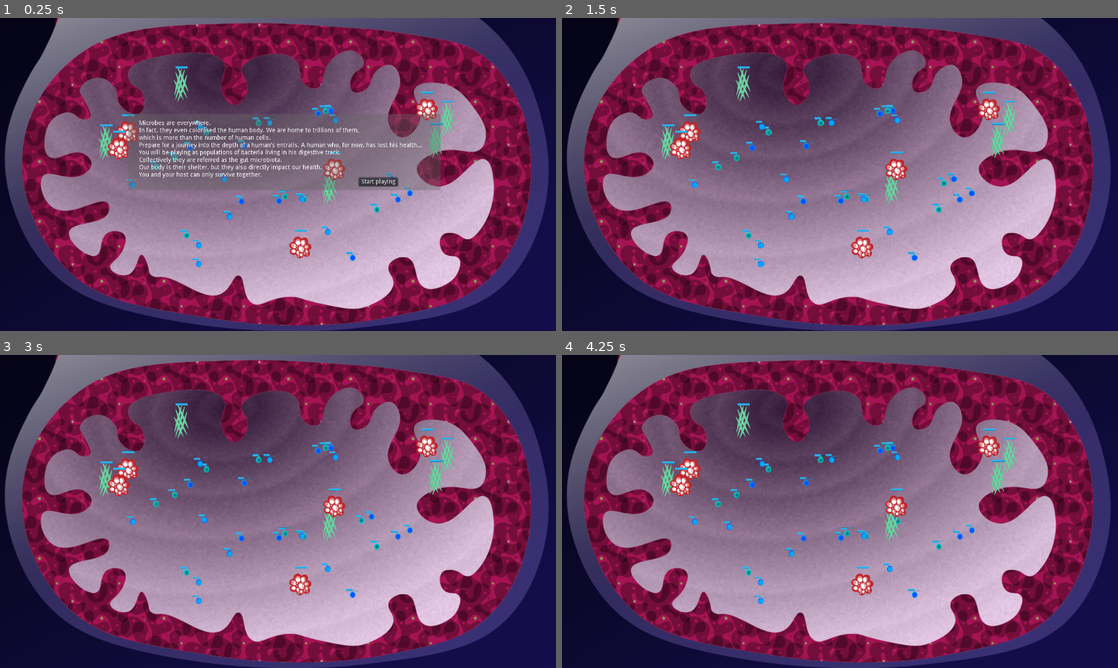
Above: before the commit, frames 1-4 (two rows, left to right).
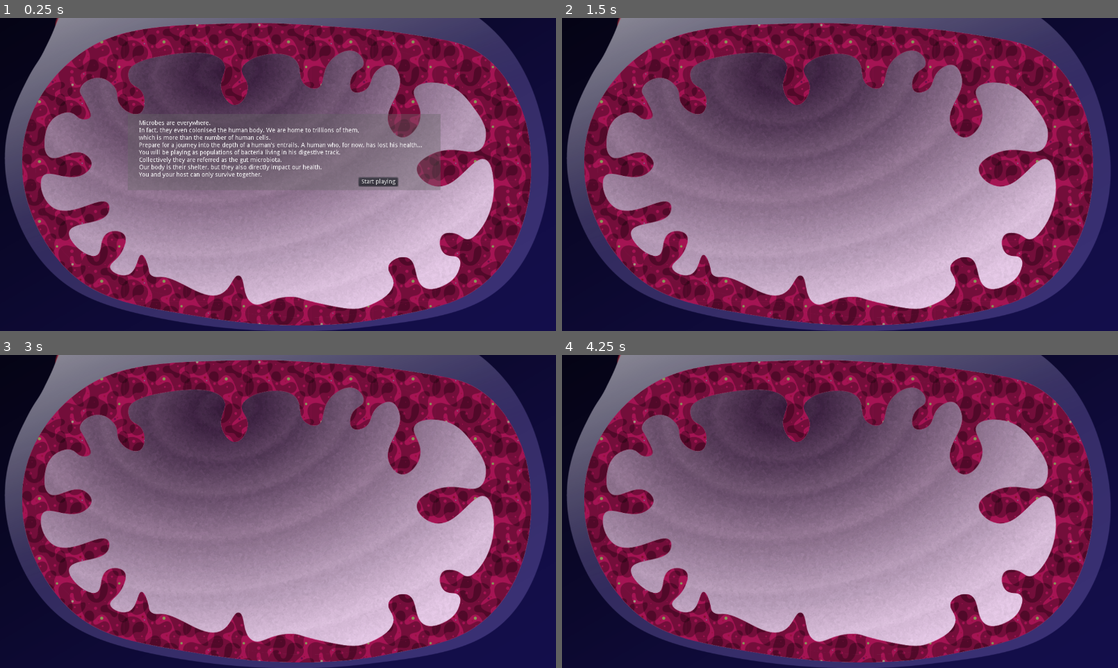
Above: after the commit, the same moments.

Repository: mihaelagrigore/Gutstuck
Game: Godot game, scene res://Sources/Levels/Level_1.tscn
The game is run twice, just before and just after one commit, with the same random seed, the same clock (stepped at 60 frames per second) and the same inputs. The engine's default icon, where the game draws it, is replaced by a stand-in: a white triangle on a blue panel in a dark square.
Inputs (mouse positions are in pixels of both pictures, inside the frame that each line leads up to):
- Up to frame 1 (0.25 s): no input
- Up to frame 2 (1.5 s): click "Start playing" at 0.5 s; click (589, 309) at 1.25 s
- Up to frame 3 (3 s): move the mouse to (400, 495) at 2.02 s; press the mouse at (400, 495) at 2.03 s; move the mouse to (166, 527) at 2.77 s; release the mouse at (166, 527) at 2.78 s; right-click (166, 527) at 2.85 s
- Up to frame 4 (4.25 s): move the mouse to (895, 442) at 3.52 s; press the mouse at (895, 442) at 3.53 s

The runs differ from the first frame. In frame 1, 2.5% of the frame differs, in the area x 17-82%, y 15-80%; in frame 2, 2.6%; in frame 3, 2.6%; in frame 4, 2.6%.
Error after the commit: Parse Error: Parse error: Spaces used before tabs on a line (res://Sources/Bacteria/Manager_Bacteria.gd:66)

Commit message:
Implemented duplication

Diff:
--- a/Gutstuck_Project/Sources/Bacteria/F_Bacteria/F_Bacteria.tscn
+++ b/Gutstuck_Project/Sources/Bacteria/F_Bacteria/F_Bacteria.tscn
@@ -4,7 +4,7 @@
 [ext_resource path="res://Sources/Bacteria/F_Bacteria/F_Bacteria.gd" type="Script" id=2]
 [ext_resource path="res://Assets/Textures/Asset_BacteriaF_AnimationTight.png" type="Texture" id=3]
 
-[node name="F_Bacteria" index="0" instance=ExtResource( 1 )]
+[node name="F_Bacteria" instance=ExtResource( 1 )]
 script = ExtResource( 2 )
 
 [node name="Sprite" parent="." index="0"]
--- a/Gutstuck_Project/Sources/Bacteria/G_Bacteria/G_Bacteria.tscn
+++ b/Gutstuck_Project/Sources/Bacteria/G_Bacteria/G_Bacteria.tscn
@@ -4,7 +4,7 @@
 [ext_resource path="res://Sources/Bacteria/G_Bacteria/G_Bacteria.gd" type="Script" id=2]
 [ext_resource path="res://Assets/Textures/Asset_BacteriaG_animationTight.png" type="Texture" id=3]
 
-[node name="G_Bacteria" instance=ExtResource( 1 )]
+[node name="G_Bacteria" index="0" instance=ExtResource( 1 )]
 script = ExtResource( 2 )
 
 [node name="Sprite" parent="." index="0"]
--- a/Gutstuck_Project/Sources/Bacteria/Manager_Bacteria.gd
+++ b/Gutstuck_Project/Sources/Bacteria/Manager_Bacteria.gd
@@ -18,57 +18,71 @@
 func _ready():
 	pass
 
+func _process(delta):
+	pass
+
 func personal_init():
 	var rng = RandomNumberGenerator.new()
+	for i in range(msk_range): #fiber bacterias
+		var temp_bacteria = F_Bacteria.instance()
+		choose_spawn_location(temp_bacteria, Vector2())
+		add_child(temp_bacteria)
+
+	for i in range(msk_range): #generalist bacterias
+		var temp_bacteria = G_Bacteria.instance()
+		choose_spawn_location(temp_bacteria, Vector2())
+		add_child(temp_bacteria)
+
+	for i in range(msk_range): #protein bacterias
+		var temp_bacteria = P_Bacteria.instance()
+		choose_spawn_location(temp_bacteria, Vector2())
+		add_child(temp_bacteria)
+
+func choose_spawn_location(temp_bacteria: Bacteria, position: Vector2):
+	var rng = RandomNumberGenerator.new()
 	rng.randomize()
-
-	for i in range(msk_range):
-		rng.randomize()
-		var temp_bacteria = F_Bacteria.instance()
+	if (!position): #for bacteria spawned @game start or @random times
 		var temp_spawn_location_index = rng.randi_range(0, Spawn_Location_Container.get_children().size()-1)
 		var temp_spawn_location_object = Spawn_Location_Container.get_child(temp_spawn_location_index)
-		add_child(temp_bacteria)
 		temp_bacteria.position = Vector2(rng.randf_range(temp_spawn_location_object.position.x, temp_spawn_location_object.position.x + spawn_position_size), rng.randf_range(temp_spawn_location_object.position.y, temp_spawn_location_object.position.y + spawn_position_size))
+	else:			#for bacteria spwaned by duplication
+		var temp_x_origin = position.x - spawn_position_size/2
+		var temp_y_origin = position.y - spawn_position_size/2
+		temp_bacteria.position = Vector2(rng.randf_range(temp_x_origin, temp_x_origin + spawn_position_size), rng.randf_range(temp_y_origin, temp_y_origin + spawn_position_size))
+		pass
 
-		temp_bacteria.connect( "duplicate", self, "_on_bacteria_division" )
-		temp_bacteria.connect( "die", input_manager, "_on_die" )
-	for i in range(msk_range):
-		rng.randomize()
-		var temp_bacteria = G_Bacteria.instance()
-		var temp_spawn_location_index = rng.randi_range(0, Spawn_Location_Container.get_children().size()-1)
-		var temp_spawn_location_object = Spawn_Location_Container.get_child(temp_spawn_location_index)
-		add_child(temp_bacteria)
-		temp_bacteria.position = Vector2(rng.randf_range(temp_spawn_location_object.position.x, temp_spawn_location_object.position.x + spawn_position_size), rng.randf_range(temp_spawn_location_object.position.y, temp_spawn_location_object.position.y + spawn_position_size))
+	temp_bacteria.connect( "duplicate", self, "_on_bacteria_division" )
+	temp_bacteria.connect( "die", input_manager, "_on_die" )
 
-		temp_bacteria.connect( "duplicate", self, "_on_bacteria_division" )
-		temp_bacteria.connect( "die", input_manager, "_on_die" )
-	for i in range(msk_range):
-		rng.randomize()
-		var temp_bacteria = P_Bacteria.instance()
-		var temp_spawn_location_index = rng.randi_range(0, Spawn_Location_Container.get_children().size()-1)
-		var temp_spawn_location_object = Spawn_Location_Container.get_child(temp_spawn_location_index)
-		add_child(temp_bacteria)
-		temp_bacteria.position = Vector2(rng.randf_range(temp_spawn_location_object.position.x, temp_spawn_location_object.position.x + spawn_position_size), rng.randf_range(temp_spawn_location_object.position.y, temp_spawn_location_object.position.y + spawn_position_size))
-
-		temp_bacteria.connect( "duplicate", self, "_on_bacteria_division" )
-		temp_bacteria.connect( "die", input_manager, "_on_die" )
-
-
-func _process(delta):
-	var Group_F_Bacteria=get_tree().get_nodes_in_group("F_Bacteria");
-#	print(str("found: ", Group_F_Bacteria));
-	var Group_G_Bacteria=get_tree().get_nodes_in_group("G_Bacteria");
-	var Group_P_Bacteria=get_tree().get_nodes_in_group("P_Bacteria");
-	#if bacteria_state is STATE_REPLICATING, duplicate node
-	for bacteria in Group_F_Bacteria:
-		if bacteria.state==4:
-			var temp_position=bacteria.position
-			var temp_bacteria = F_Bacteria.instance()
-			add_child(temp_bacteria)
-			temp_bacteria.position = temp_position
-	pass
 
 func _on_bacteria_division(mother: Bacteria):
 	var motherPosition = mother.position
 	print(str("mother position: ", motherPosition))
-	pass
+
+	var child_bacteria
+
+	#instantiate the right bacteria type
+	if mother.is_in_group("F_Bacteria"):
+	 	child_bacteria = F_Bacteria.instance()
+	elif mother.is_in_group("P_Bacteria"):
+		child_bacteria = P_Bacteria.instance()
+	else:
+		child_bacteria = G_Bacteria.instance()
+
+	#choose spawing location for the child
+	choose_spawn_location(child_bacteria, motherPosition)
+
+	#set attributes for post-partum mother
+	mother.energy_level = mother.INITIAL_ENERGY
+	mother.update_energy_bar(mother.energy_level)
+	mother.get_node("Energy").text = str(mother.energy_level)
+	mother.state_set(mother.STATE_CHILL)
+
+	#set attributes for new child
+	child_bacteria.energy_level = child_bacteria.INITIAL_ENERGY
+	#child_bacteria.update_energy_bar(child_bacteria.energy_level)
+	child_bacteria.get_node("EnergyLevel").value = child_bacteria.energy_level
+	child_bacteria.get_node("Energy").text = str(child_bacteria.energy_level)
+	child_bacteria.state_set(mother.STATE_CHILL)
+
+	add_child(child_bacteria)
--- a/Gutstuck_Project/Sources/Levels/Level_1.tscn
+++ b/Gutstuck_Project/Sources/Levels/Level_1.tscn
@@ -8,7 +8,7 @@
 [ext_resource path="res://Sources/Bacteria/Bacteria_Manager.tscn" type="PackedScene" id=6]
 [ext_resource path="res://Sources/Nutrients/Manager_Nutrient.tscn" type="PackedScene" id=7]
 [ext_resource path="res://Sources/System/Input_Manager.tscn" type="PackedScene" id=8]
-[ext_resource path="res://Assets/Audios/Musics/gutstuck_soundtrack_third.wav" type="AudioStream" id=9]
+[ext_resource path="res://Assets/Audios/Musics/loop_bubbles_02.ogg" type="AudioStream" id=9]
 
 [sub_resource type="Animation" id=1]
 resource_name = "Camera_to_top"
@@ -244,10 +244,8 @@
 
 [node name="AudioStreamPlayer2D" type="AudioStreamPlayer2D" parent="."]
 stream = ExtResource( 9 )
-autoplay = true
 
 [node name="AnimationPlayer" type="AnimationPlayer" parent="."]
 anims/Camera_to_top = SubResource( 1 )
 anims/Wobling = SubResource( 2 )
-
 [connection signal="pressed" from="Game_Manager/Text_introduction/Button" to="." method="_on_Button_pressed"]
